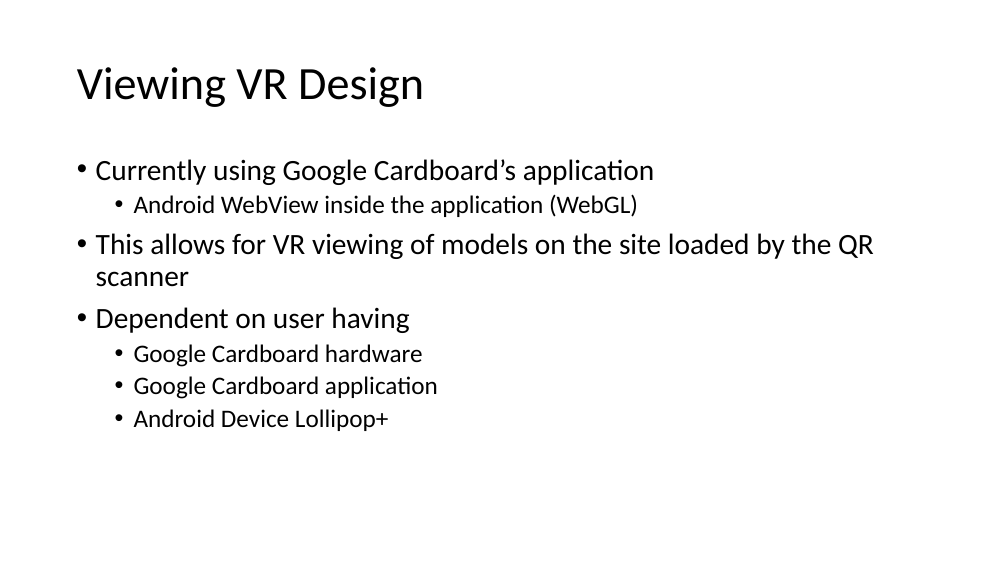
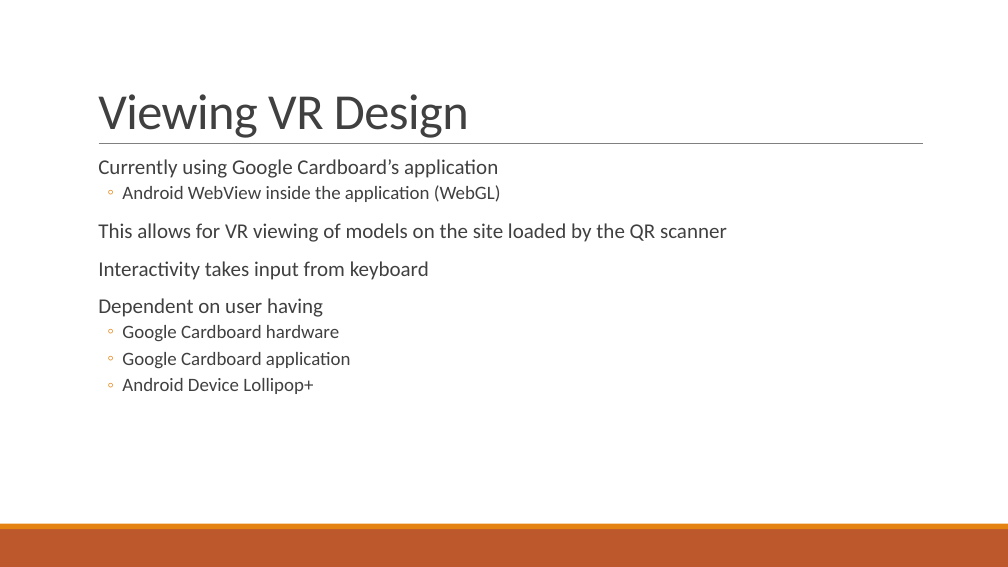
Before and after one commit to gonsalvg/Capstone-Forge-App, a slide deck: slide 16 of Progress Report/Progress report.pptx (slide 15 before the commit). Drawn at 1008x567 pixels with LibreOffice and Linux fonts; fonts in the diff are those of the drawing. Boxes give left, top, right and bottom in pixels: in the first picture for what was removed or moved away, otherwise in the second. Text is boxed around its words. In the diff, an @@ line names an element or a change of style, - is before the commit and + after.

```diff
--- a/Progress Report/Progress report.pptx
+++ b/Progress Report/Progress report.pptx
@@ title "Viewing VR Design": place and size @@
-title "Viewing VR Design" at [77,67,424,107]
+title "Viewing VR Design" at [98,94,469,138]
@@ title "Viewing VR Design" at [98,94,469,138]: size 44 to 48 pt, text colour #000000 to #404040, letter spacing 0 to -0.5 pt; line spacing 0.9 to 0.85; vertical alignment middle to bottom @@
@@ line added from (99, 144) to (923, 144), #808080 0.5 pt @@
@@ text at [98,159,727,394]: size 28 to 20 pt in "Currently using Google Cardboard’s application", "This allows for VR viewing of models ...", "Dependent on user having"; text colour #000000 to #404040 in "Currently using Google Cardboard’s application", "Android WebView inside the application (WebGL)", "This allows for VR viewing of models ...", "Dependent on user having" and 3 more places; size 24 to 18 pt in "Android WebView inside the application (WebGL)", "Google Cardboard hardware", "Google Cardboard application", "Android Device Lollipop+"; bullet • to  ; more space between paragraphs; bullet • to ◦ @@
@@ text at [98,261,429,280]: paragraph added @@
+  Interactivity takes input from keyboard
@@ rectangle added at [0,529,1008,567], fill #BD582C @@
@@ rectangle added at [0,524,1008,529], fill #E48312 @@
```
Also in this commit, not shown: 32 other slides changed, 2 slides added, 1 slide removed.
